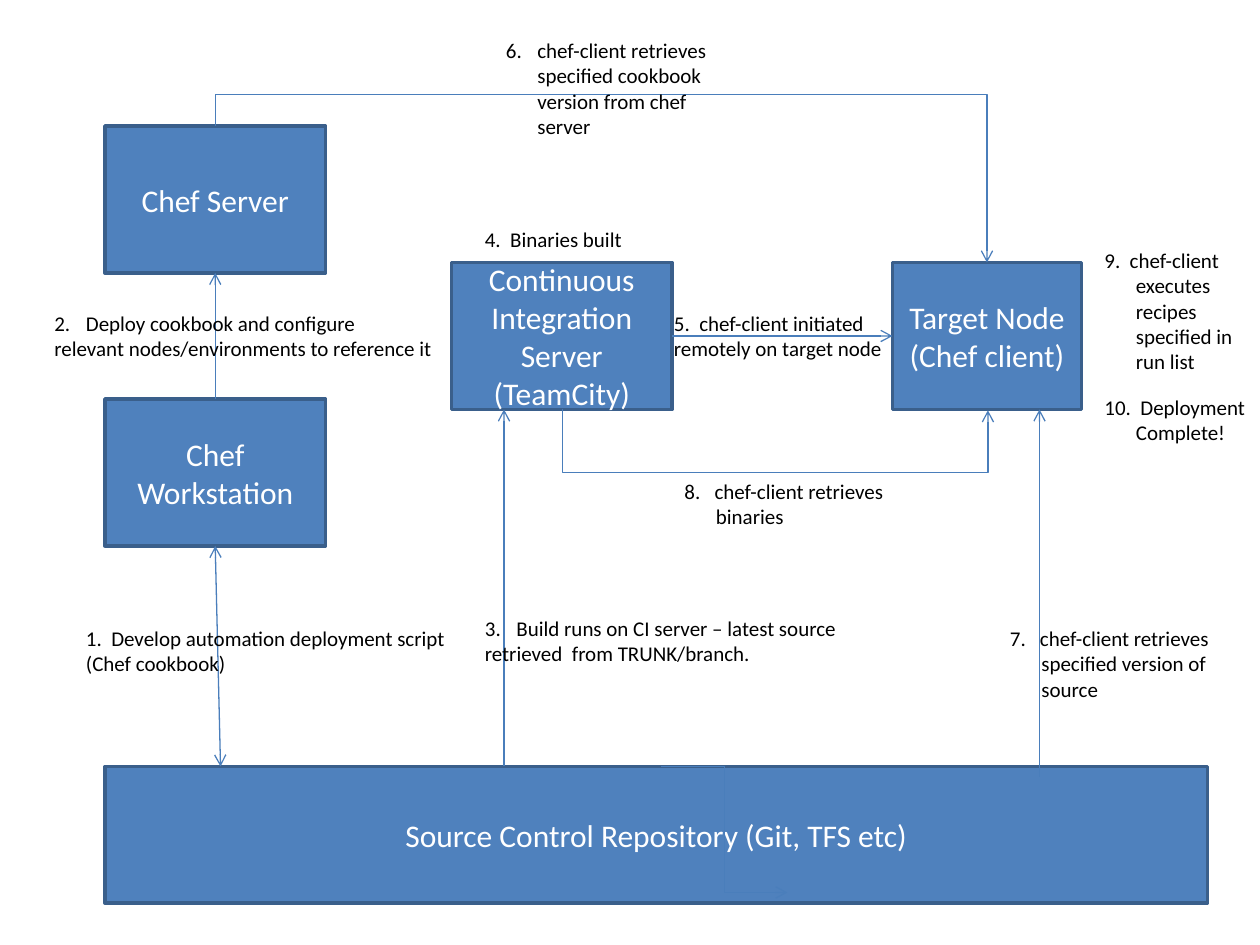
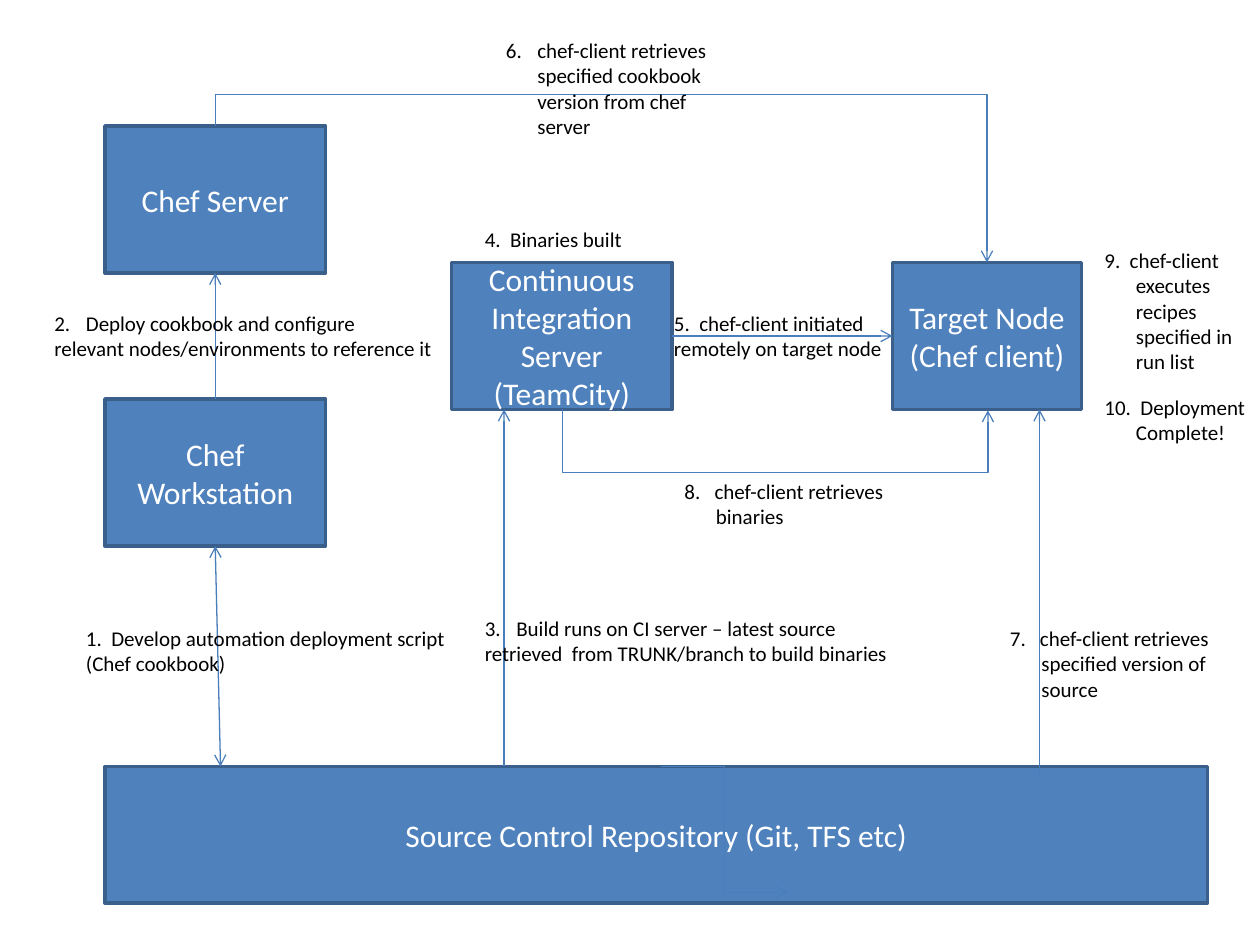
Before and after one commit to bensullivan/columina-chef-demo, a slide deck: slide 3 of doco/demo-slides.pptx. Drawn at 1260x945 pixels with LibreOffice and Linux fonts; fonts in the diff are those of the drawing. Boxes give left, top, right and bottom in pixels: in the first picture for what was removed or moved away, otherwise in the second. Text is boxed around its words. In the diff, an @@ line names an element or a change of style, - is before the commit and + after.

Commit message:
Updated preso

```diff
--- a/doco/demo-slides.pptx
+++ b/doco/demo-slides.pptx
@@ text at (485, 643, 887, 667): text changed @@
-retrieved from TRUNK/branch.
+retrieved from TRUNK/branch to build binaries
```
